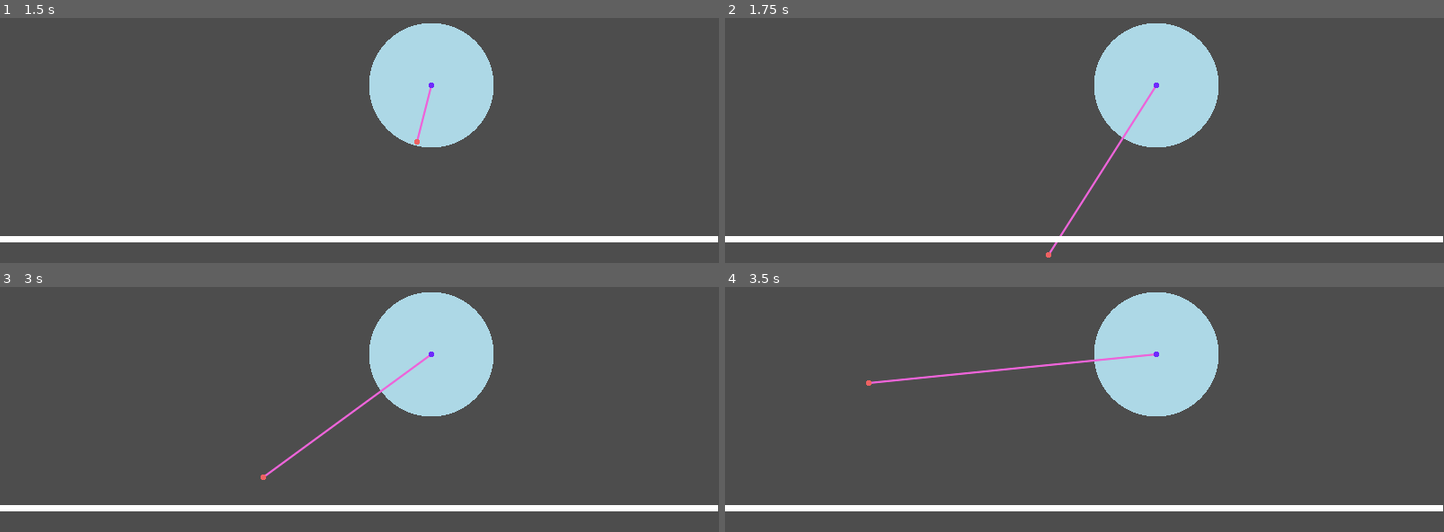
Above: before the commit, frames 1-4 (two rows, left to right).
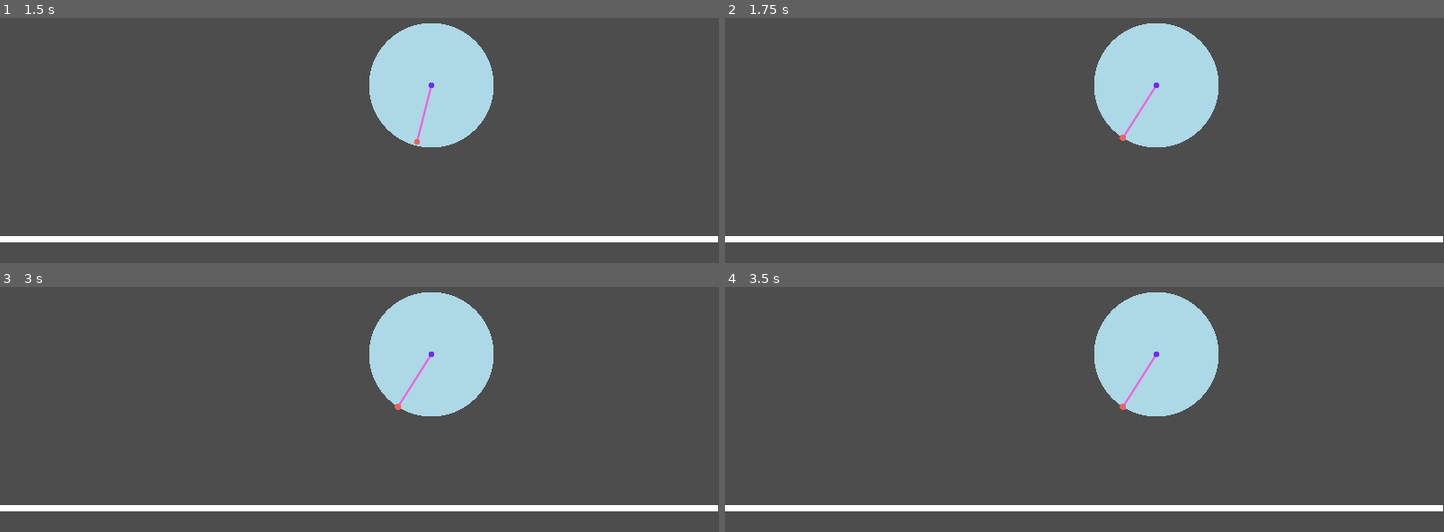
Above: after the commit, the same moments.

Repository: sihlecodes/projectile-motion-simulation
Game: Godot game, scene res://Main.tscn
Two runs of this game, one before a commit and one after it. Both use one fixed random seed, a clock stepped at 60 frames per second and the inputs below.
Inputs (mouse positions are in pixels of both pictures, inside the frame that each line leads up to):
- Up to frame 1 (1.5 s): tap Enter at 0.5 s; drag from (345, 142) to (431, 84) at 0.52 s; tap Space at 1.25 s; drag from (460, 84) to (323, 255) at 1.27 s
- Up to frame 2 (1.75 s): no input
- Up to frame 3 (3 s): tap Enter at 2 s; move the mouse to (431, 353) at 2.02 s; click (431, 353) at 2.17 s; tap Space at 2.75 s; drag from (323, 524) to (143, 382) at 2.77 s
- Up to frame 4 (3.5 s): no input

Frame 1 is identical in both runs. In frame 2, 0.2% of the frame differs, in the area x 44-56%, y 47-98%; in frame 3, 0.4%; in frame 4, 0.5%, in the area x 19-60%, y 27-51%.

Commit message:
Clamped positioner to lancher range radius

Diff:
--- a/Positioner.gd
+++ b/Positioner.gd
@@ -4,3 +4,18 @@
 class_name Positioner
 
 @export var connector_color: Color = Color.CORNFLOWER_BLUE
+
+func as_relative(angle:float, full_rotation = 2 * PI):
+	angle = fmod(angle, full_rotation)
+
+	if (angle < 0):
+		return full_rotation + angle
+	return angle
+
+func _process(delta: float) -> void:
+	var circumference_point = position.normalized() * get_parent().range_radius
+
+	position.x = clamp(position.x, min(0, circumference_point.x), max(0, circumference_point.x))
+	position.y = clamp(position.y, min(0, circumference_point.y), max(0, circumference_point.y))
+
+	super._process(delta)
